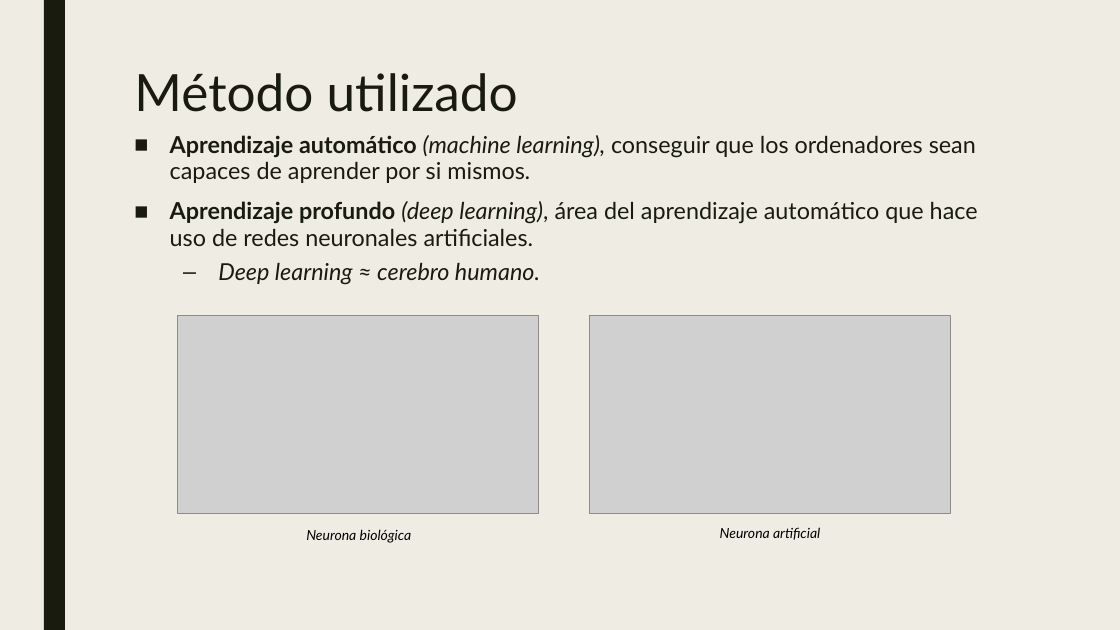
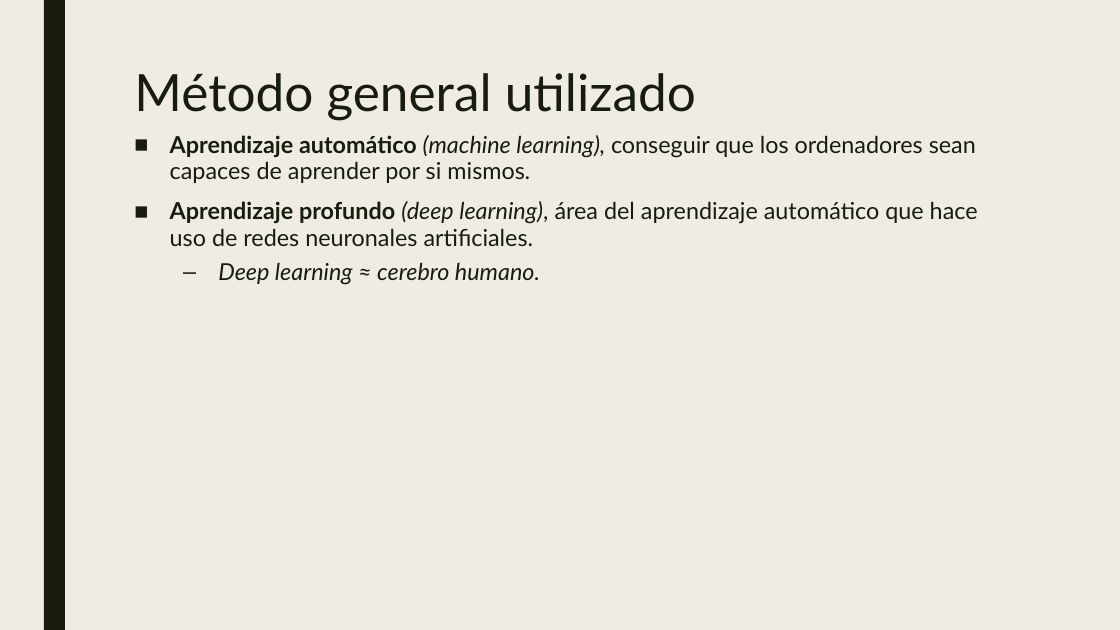
Before and after one commit to mariousm/Pneumonia-Detection, a slide deck: slide 8 of doc/presentacoin1.pptx. Drawn at 1120x630 pixels with LibreOffice and Linux fonts; fonts in the diff are those of the drawing; grey boxes stand for pictures. Boxes give left, top, right and bottom in pixels: in the first picture for what was removed or moved away, otherwise in the second. Text is boxed around its words. In the diff, an @@ line names an element or a change of style, - is before the commit and + after.

```diff
--- a/doc/presentacoin1.pptx
+++ b/doc/presentacoin1.pptx
@@ title at (134,73,696,120): text changed @@
-Método utilizado
+Método general utilizado
@@ picture removed at (177,315,539,513) @@
@@ picture removed at (590,315,951,513) @@
@@ text removed at (306,529,412,543) @@
-Neurona biológica
@@ text removed at (720,527,820,540) @@
-Neurona artificial
```
Also in this commit, not shown: 6 other slides changed.
